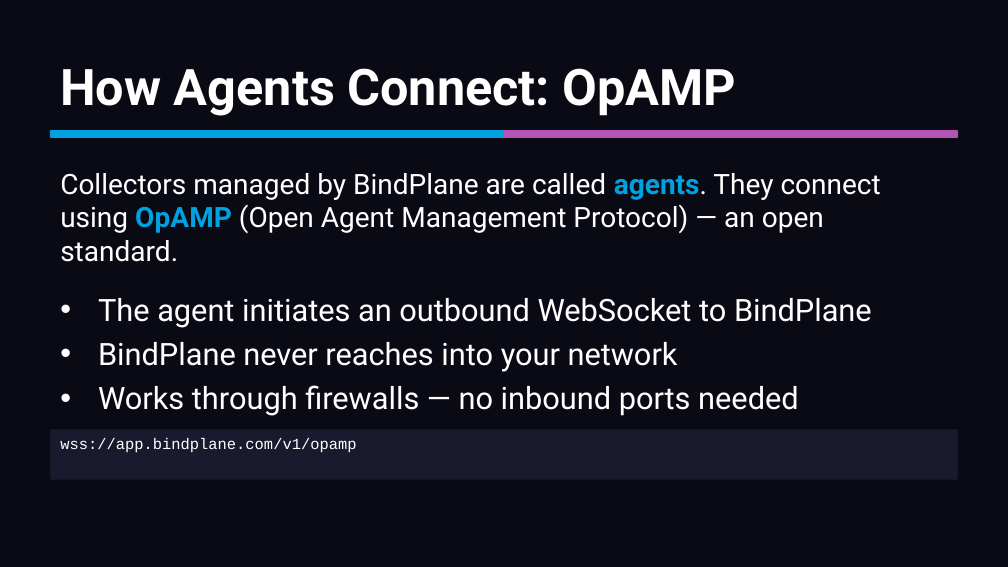
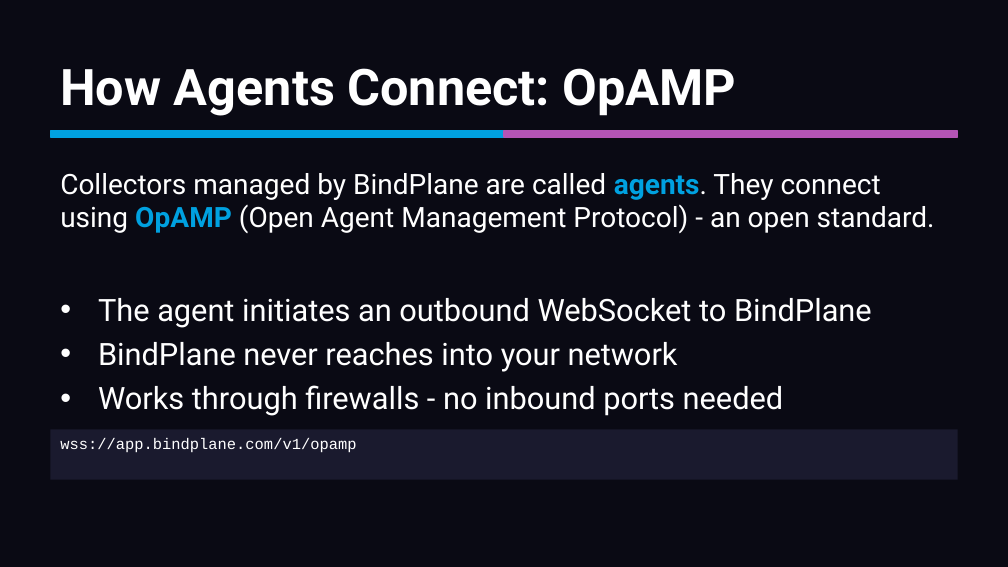
Before and after one commit to mreider/astroshop-bindplane-labs, a slide deck: slide 8 of docs/bindplane-primer/bindplane-primer.pptx. Drawn at 1008x567 pixels with LibreOffice and Linux fonts; fonts in the diff are those of the drawing. Boxes give left, top, right and bottom in pixels: in the first picture for what was removed or moved away, otherwise in the second. Text is boxed around its words. In the diff, an @@ line names an element or a change of style, - is before the commit and + after.

```diff
--- a/docs/bindplane-primer/bindplane-primer.pptx
+++ b/docs/bindplane-primer/bindplane-primer.pptx
@@ text at (60, 173, 935, 233): text changed @@
-Collectors managed by BindPlane are called agents. They connect using OpAMP (Open Agent Management Protocol) — an open standard.
+Collectors managed by BindPlane are called agents. They connect using OpAMP (Open Agent Management Protocol) - an open standard.
@@ text at (98, 385, 784, 416): text changed @@
-• Works through firewalls — no inbound ports needed
+• Works through firewalls - no inbound ports needed
```
Also in this commit, not shown: 9 other slides changed, 2 other files.
